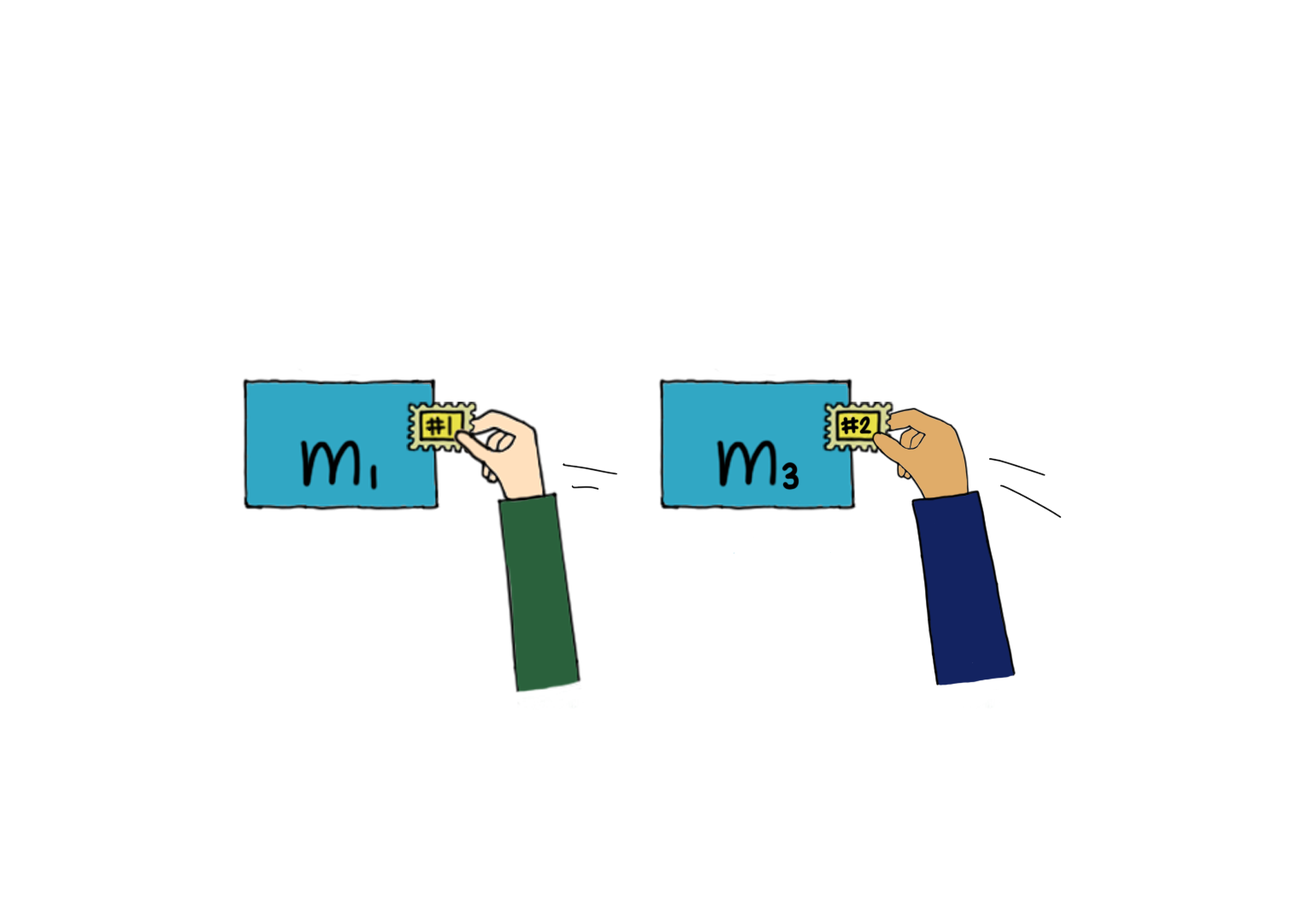
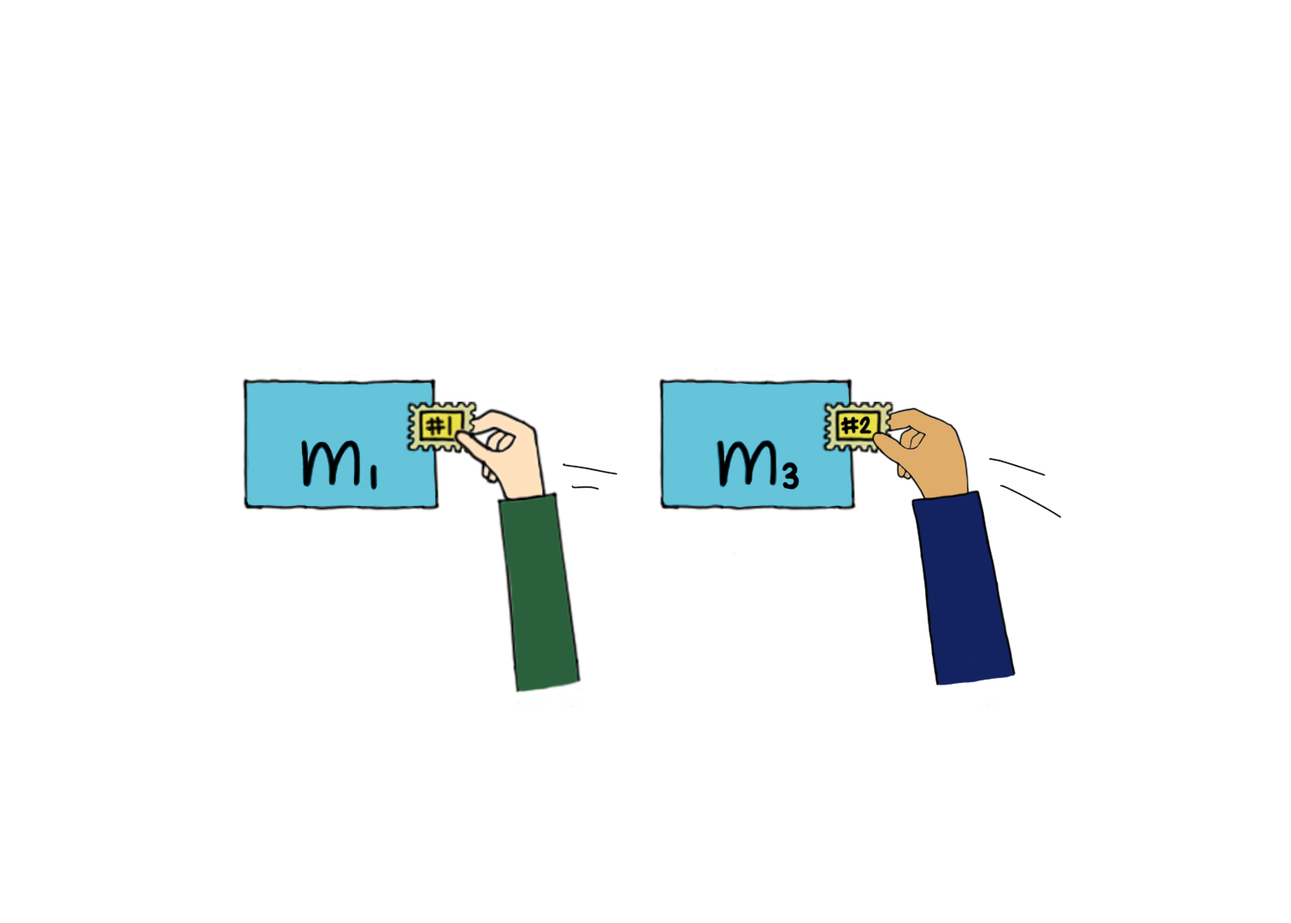
Two versions of the same layered image (1291×923). Layer-by-layer changes:
painted on "Layer 19" (1st of 2, in "Bob") over (662, 382, 854, 508)
painted on "Layer 19" (2nd of 2, in "Alice") over (246, 382, 436, 508)
